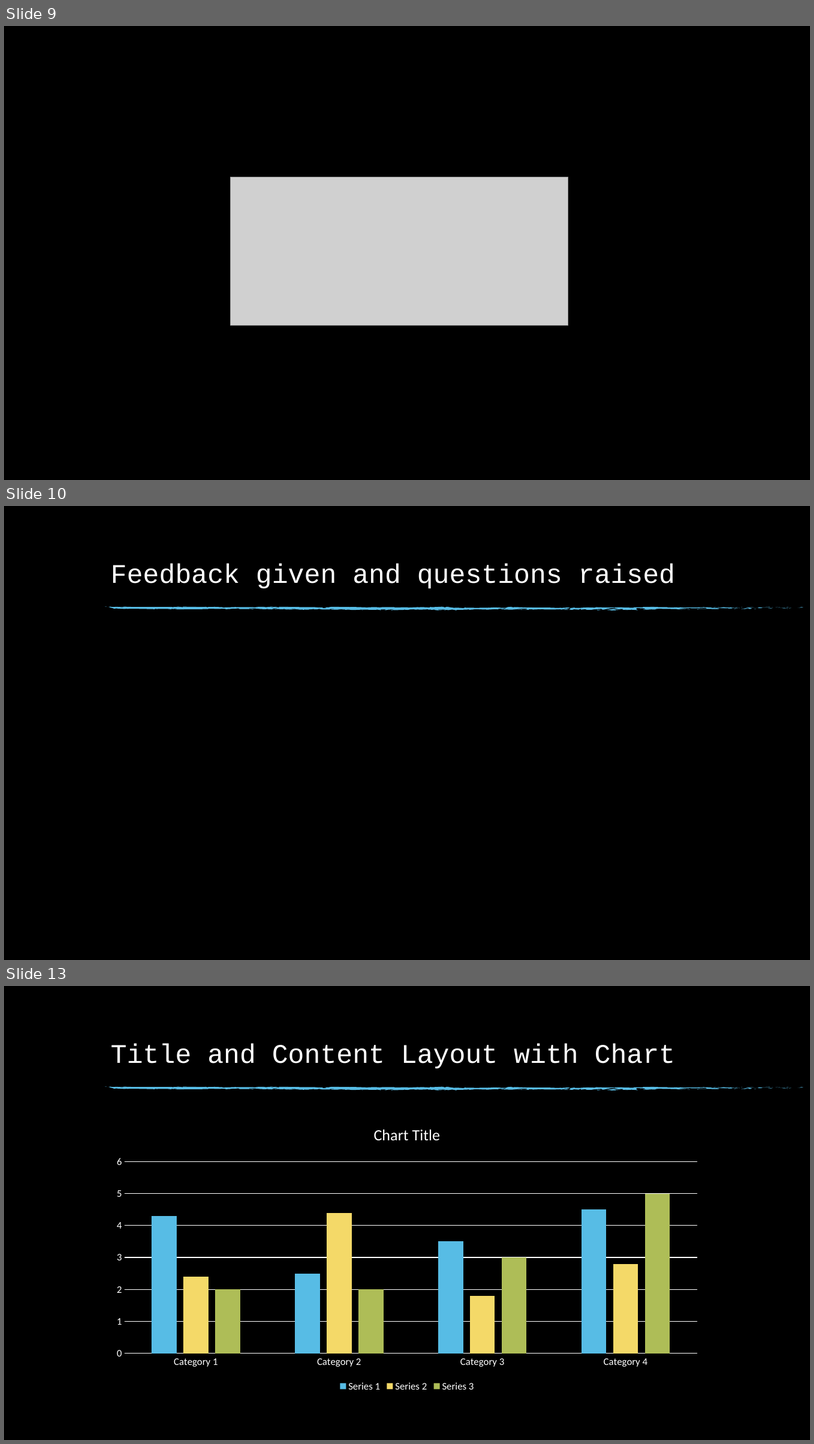
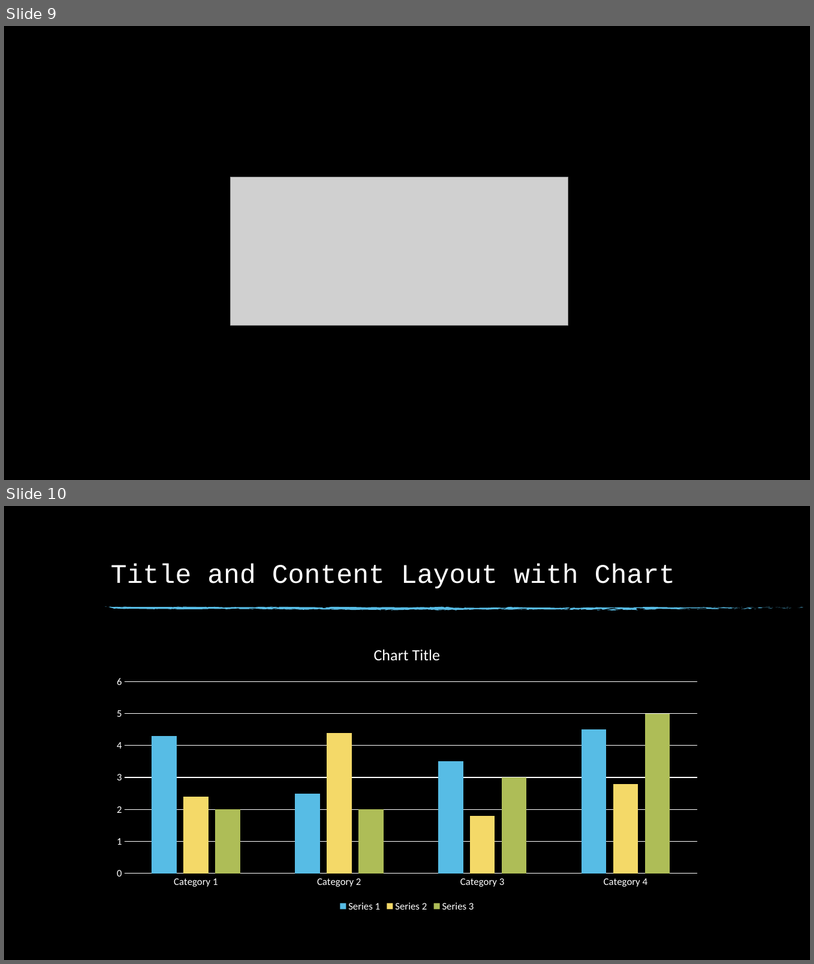
Before and after one commit to aimanahmedmoin1997/FinalYearProject, a slide deck: Kaavish Proposal/The Third Space.pptx. Shown one above the other, each under a label of ours: slides 9, 10 and 13 before the commit, slides 9 and 10 after it; the slides between them are not shown. The pictures are 814x1444 and 814x964 pixels, drawn with LibreOffice and Linux fonts; fonts in the diff are those of the drawing; grey boxes stand for pictures; background and template pictures are left out. Boxes give left, top, right and bottom in pixels: in the first picture for what was removed or moved away, otherwise in the second. Text is boxed around its words. In the diff, an @@ line names an element or a change of style, - is before the commit and + after.

```diff
--- a/Kaavish Proposal/The Third Space.pptx
+++ b/Kaavish Proposal/The Third Space.pptx
@@ slide 10 removed at (x1=4, y1=506, x2=810, y2=960), background picture (left out); not listed: 74 template elements that a slide beside it also shows @@
@@ title removed at (x1=111, y1=564, x2=675, y2=589) @@
-Feedback given and questions raised
@@ what was slide 13 is now slide 10 @@
```
Also in this commit, not shown: 2 other slides removed, 1 other file.
